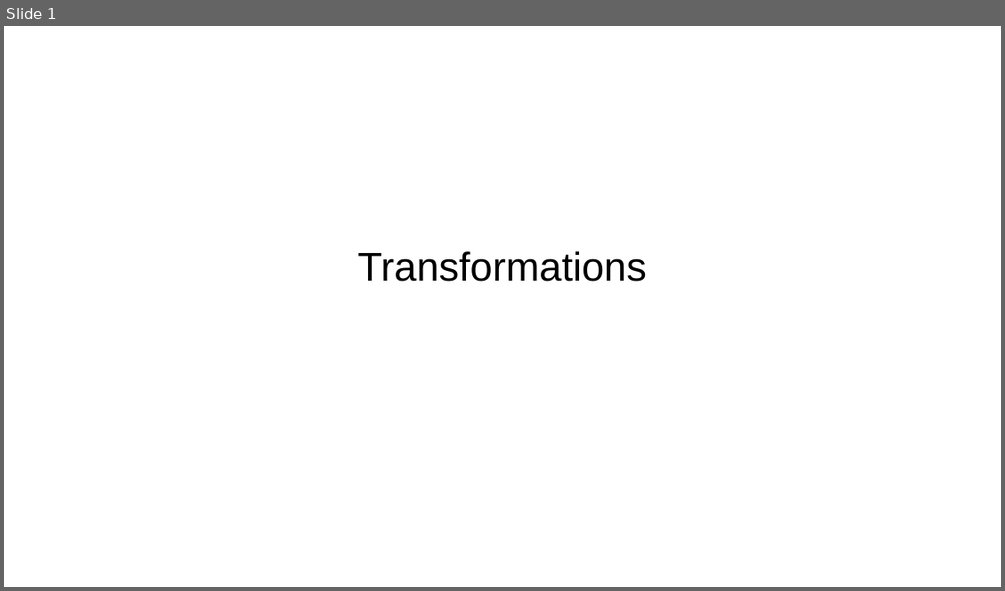
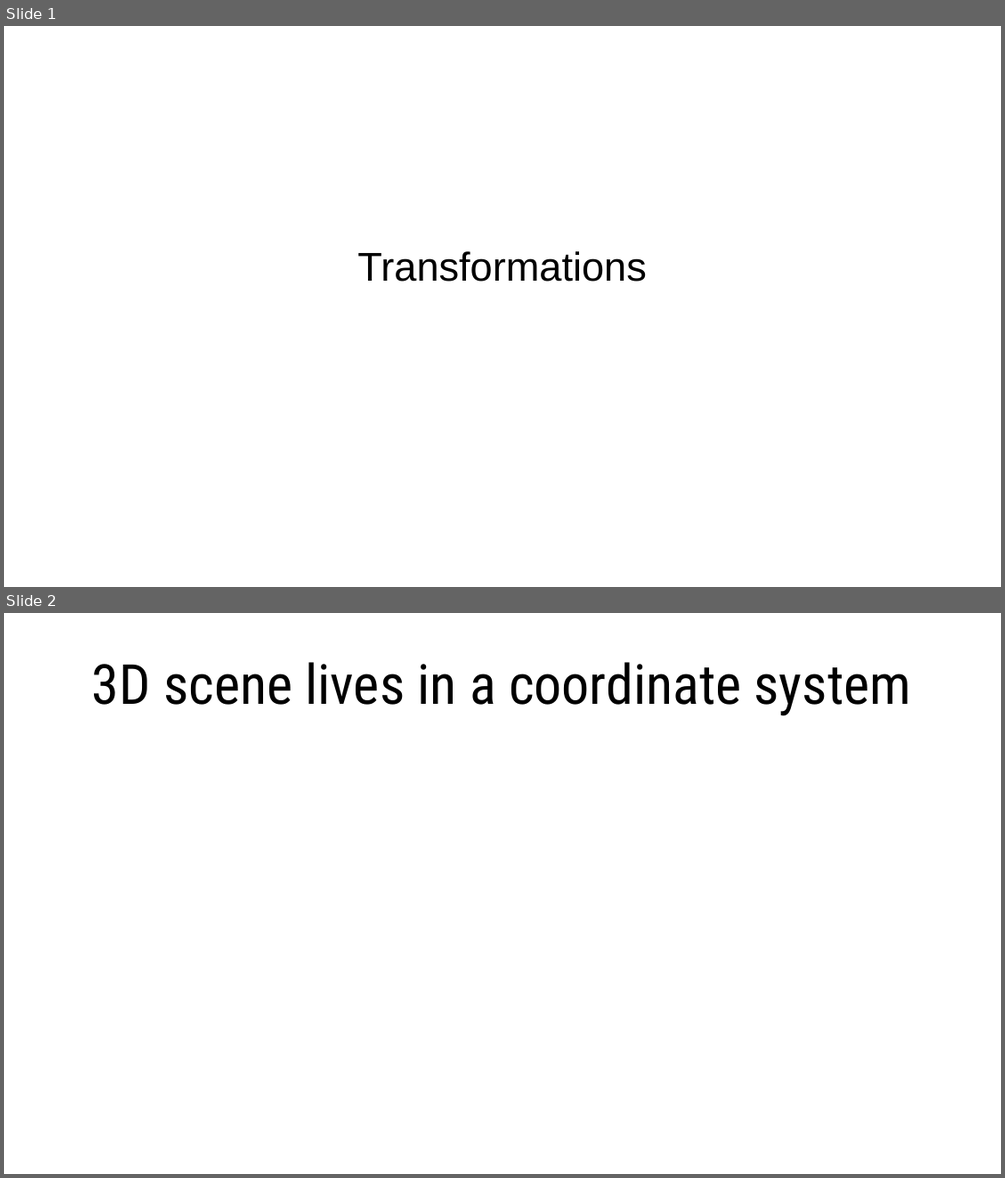
Before and after one commit to lorentzo/IntroductionToComputerGraphics, a slide deck: lectures/3_foundations_3d_scene/3_5_transformations.odp. Shown one above the other, each under a label of ours: slide 1 before the commit, slides 1 and 2 after it. The pictures are 1005x591 and 1005x1178 pixels, drawn with LibreOffice and Linux fonts; fonts in the diff are those of the drawing. Boxes give left, top, right and bottom in pixels: in the first picture for what was removed or moved away, otherwise in the second. Text is boxed around its words. In the diff, an @@ line names an element or a change of style, - is before the commit and + after.

```diff
--- a/lectures/3_foundations_3d_scene/3_5_transformations.odp
+++ b/lectures/3_foundations_3d_scene/3_5_transformations.odp
@@ slide 2 added at (4,613,1001,1174), background #FFFFFF @@
@@ title added at (92,662,911,716), 44 pt, text #000000 @@
+3D scene lives in a coordinate system
```
Also in this commit, not shown: 1 slide changed, 9 other slides added, 2 other files.
